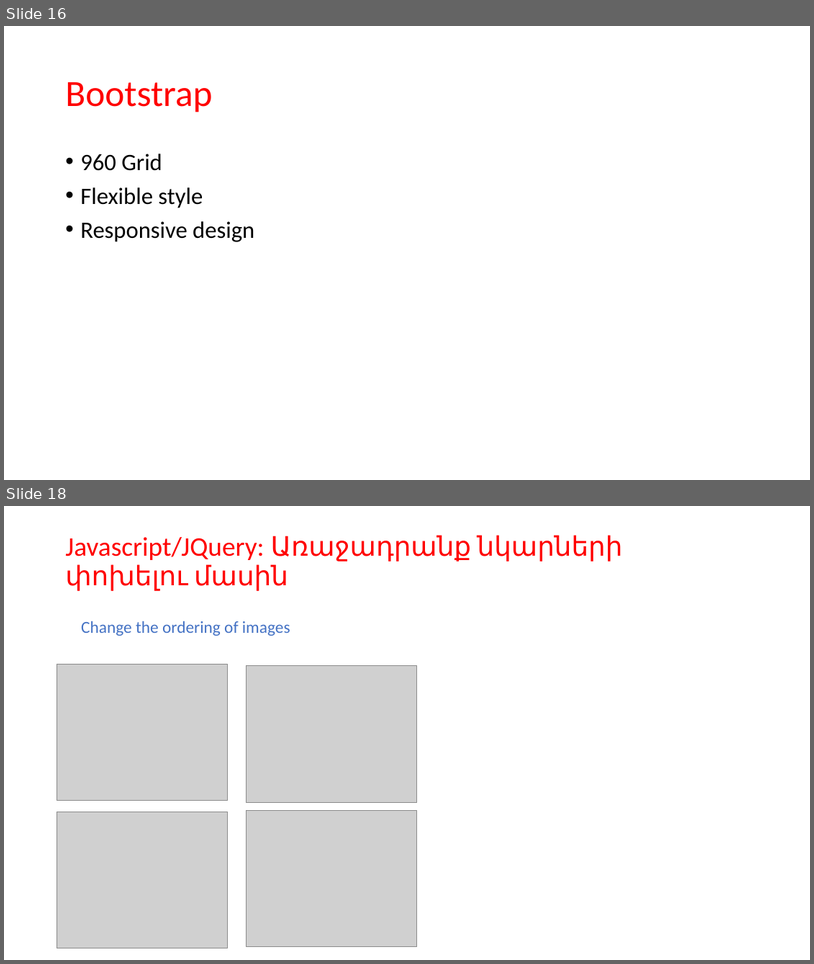
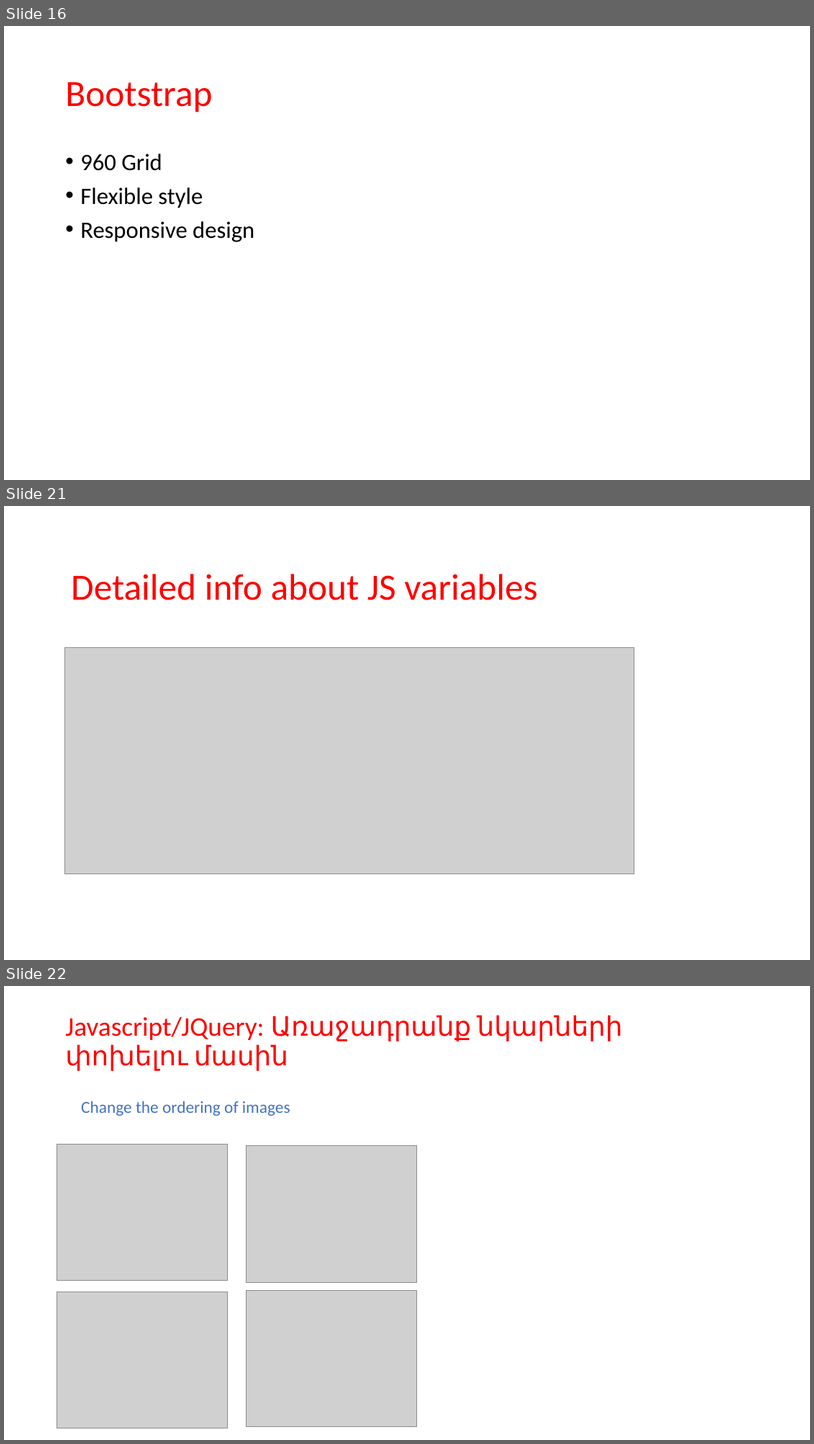
Before and after one commit to gevorgdarbinyan/Training, a slide deck: 2/Web ծրագրավորման դասընթաց - Դաս 2.pptx. Shown one above the other, each under a label of ours: slides 16 and 18 before the commit, slides 16, 21 and 22 after it; the slides between them are not shown. The pictures are 814x964 and 814x1444 pixels, drawn with LibreOffice and Linux fonts; fonts in the diff are those of the drawing; grey boxes stand for pictures. Boxes give left, top, right and bottom in pixels: in the first picture for what was removed or moved away, otherwise in the second. Text is boxed around its words. In the diff, an @@ line names an element or a change of style, - is before the commit and + after.

```diff
--- a/2/Web ծրագրավորման դասընթաց - Դաս 2.pptx
+++ b/2/Web ծրագրավորման դասընթաց - Դաս 2.pptx
@@ slide 21 added at bbox=[4, 506, 810, 960], background #FFFFFF @@
@@ title added at bbox=[71, 574, 538, 600], 44 pt, text #FF0000 @@
+Detailed info about JS variables
@@ picture added at bbox=[65, 648, 635, 874] @@
@@ what was slide 18 is now slide 22 @@
```
Also in this commit, not shown: 1 slide changed, 3 other slides added, 4 other files.
